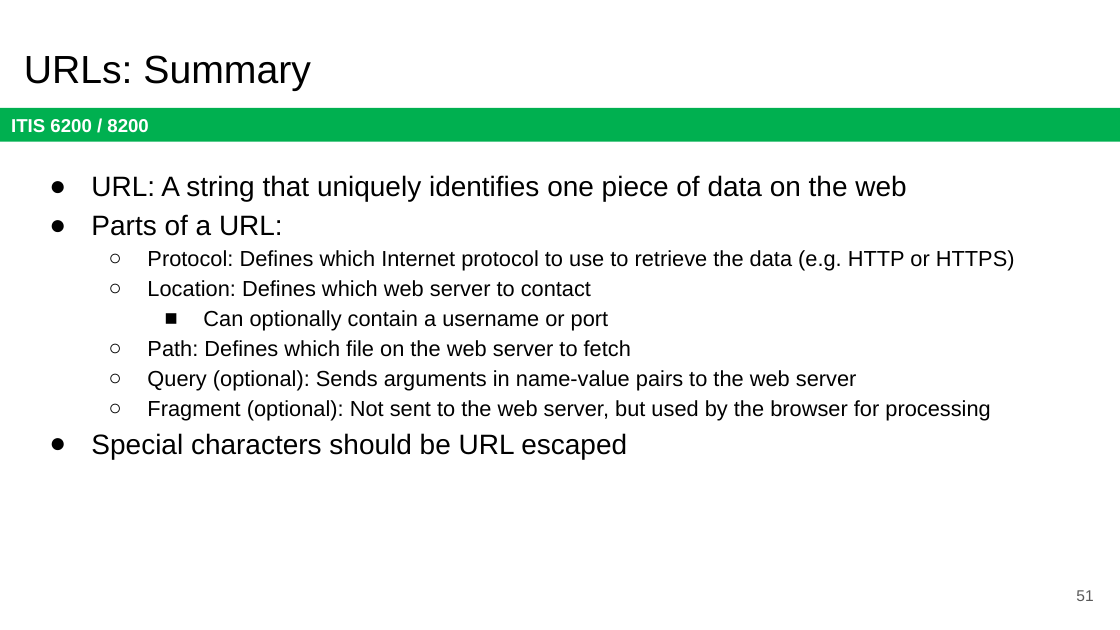
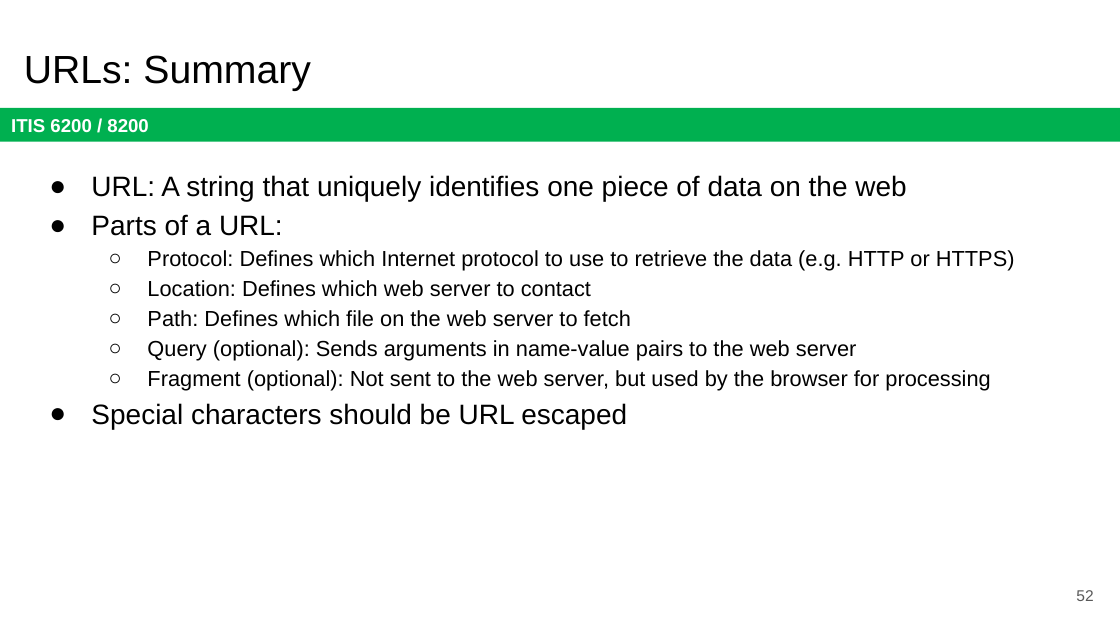
Before and after one commit to jx5c/github.io, a slide deck: slide 52 of teaching/ITIS6200/2023fa/lectures/lec10.pptx (slide 51 before the commit). Drawn at 1120x630 pixels with LibreOffice and Linux fonts; fonts in the diff are those of the drawing. Boxes give left, top, right and bottom in pixels: in the first picture for what was removed or moved away, otherwise in the second. Text is boxed around its words. In the diff, an @@ line names an element or a change of style, - is before the commit and + after.

```diff
--- a/teaching/ITIS6200/2023fa/lectures/lec10.pptx
+++ b/teaching/ITIS6200/2023fa/lectures/lec10.pptx
@@ text at (x1=203, y1=310, x2=609, y2=331): paragraph removed @@
-    ■ Can optionally contain a username or port
@@ page number at (x1=1076, y1=590, x2=1093, y2=601): text changed @@
-51
+52
```
Also in this commit, not shown: 1 slide added, 6 other files.
